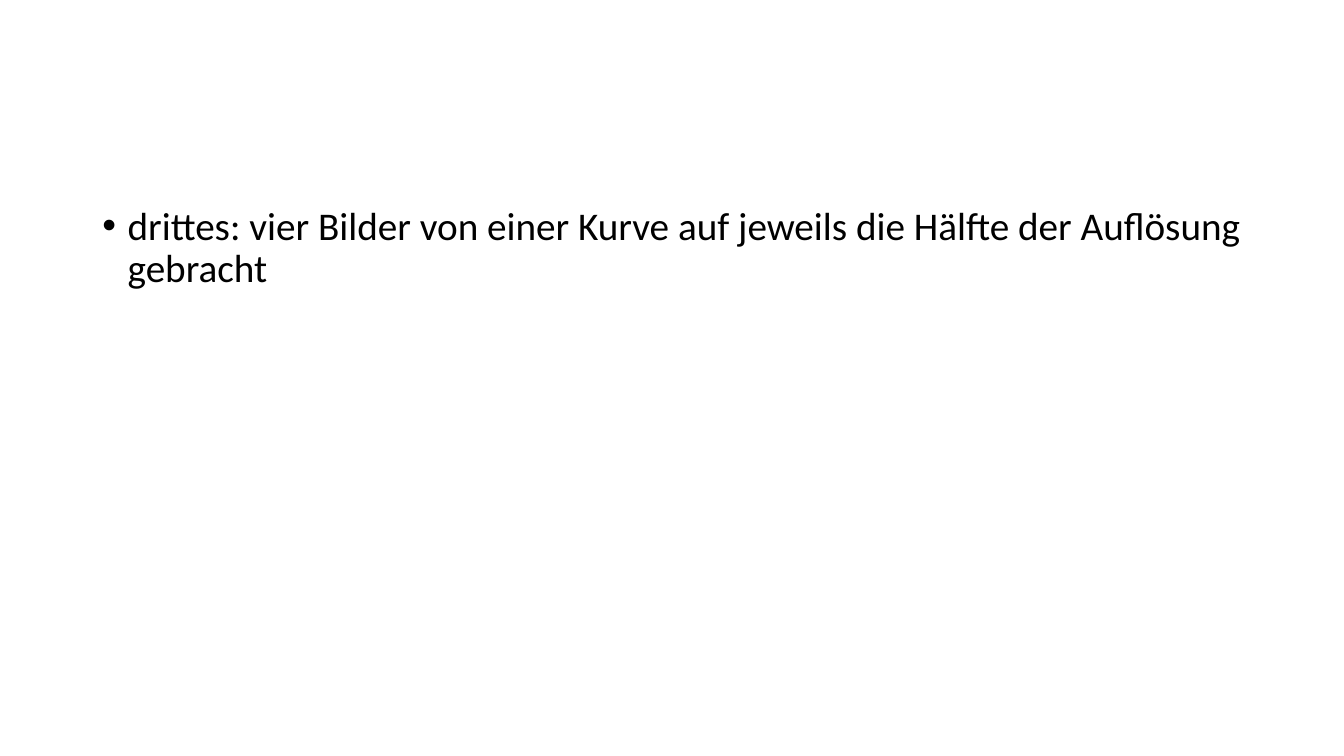
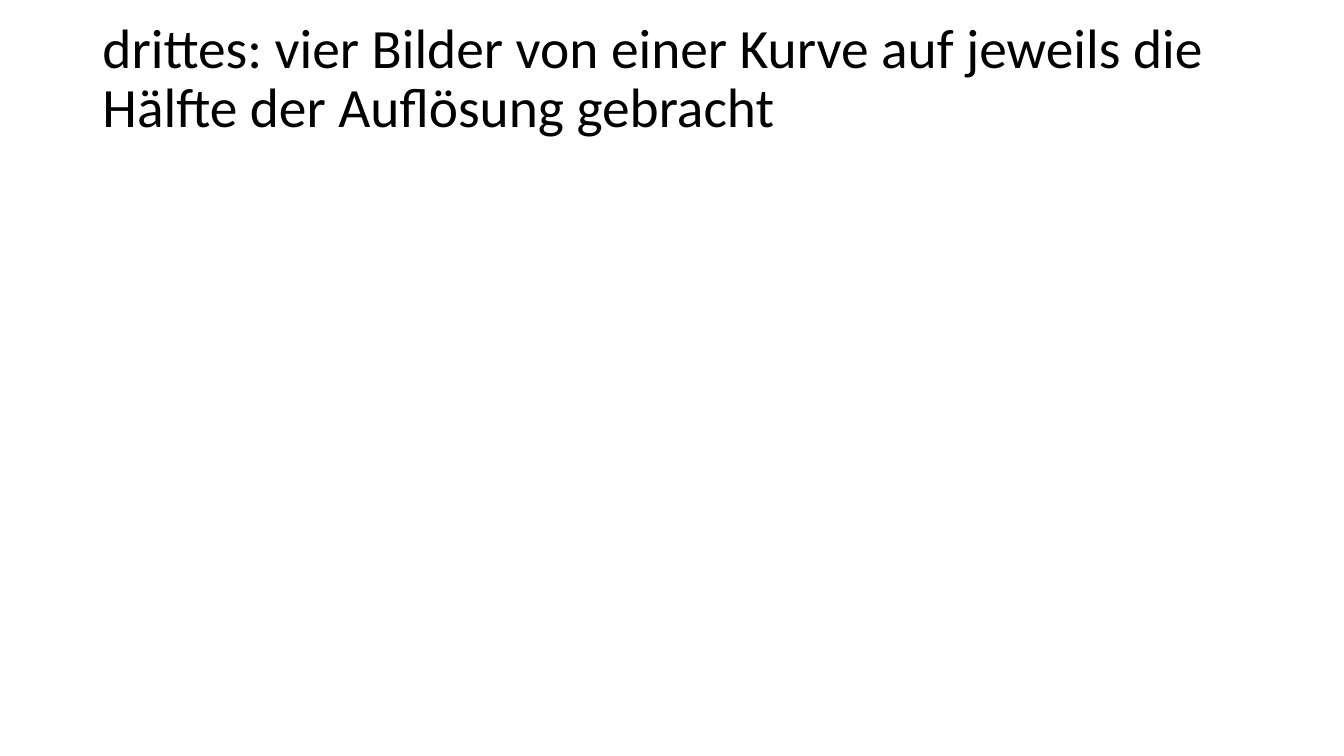
Before and after one commit to reikla/RD-Project, a slide deck: slide 10 of Projektplanung/Endabgabedokumente/R&D-Endpraesentation - work in progress.pptx. Drawn at 1344x756 pixels with LibreOffice and Linux fonts; fonts in the diff are those of the drawing. Boxes give left, top, right and bottom in pixels: in the first picture for what was removed or moved away, otherwise in the second. Text is boxed around its words. In the diff, an @@ line names an element or a change of style, - is before the commit and + after.

```diff
--- a/Projektplanung/Endabgabedokumente/R&D-Endpraesentation - work in progress.pptx
+++ b/Projektplanung/Endabgabedokumente/R&D-Endpraesentation - work in progress.pptx
@@ title "drittes: vier Bilder von einer ..." moved from (x1=128, y1=212, x2=1240, y2=289) to (x1=102, y1=29, x2=1202, y2=137) @@
@@ title "drittes: vier Bilder von einer ..." at (x1=102, y1=29, x2=1202, y2=137): size 28 to 39.6 pt; bullet • to none; less space between paragraphs; vertical alignment top to middle @@
```
Also in this commit, not shown: 2 other slides changed, 2 slides added, 2 slides removed, 4 other files.
